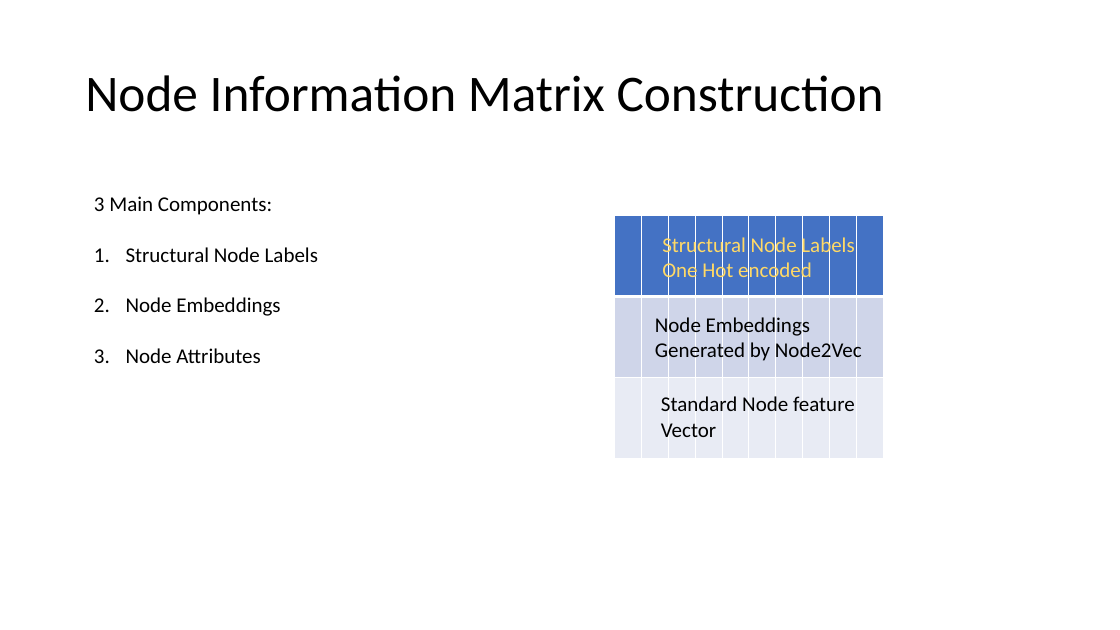
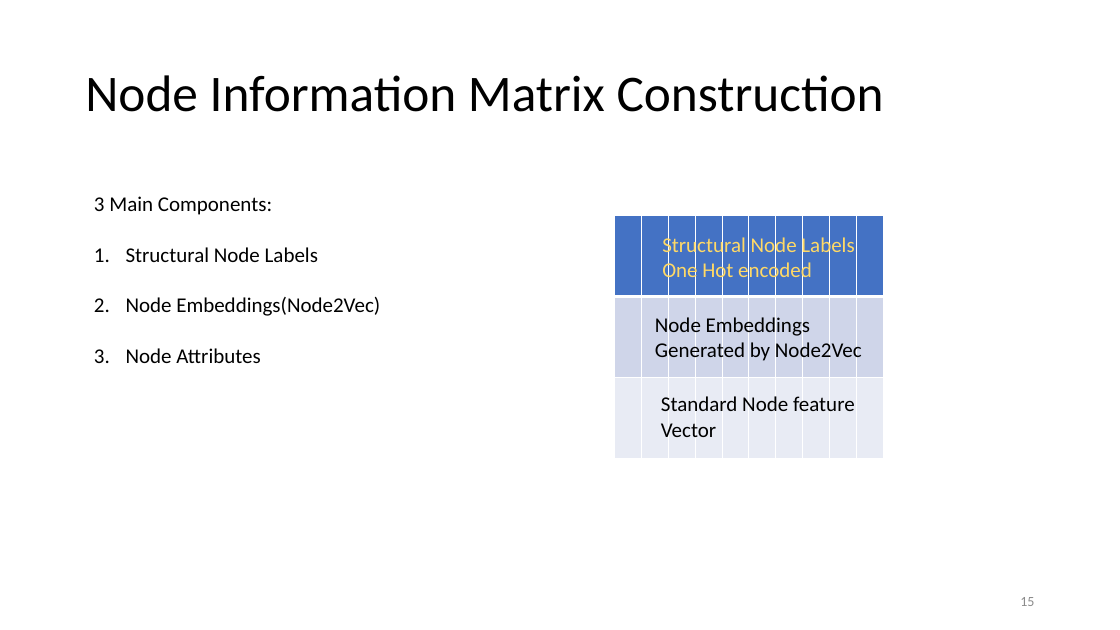
Before and after one commit to tongshu83/tongshu83.github.io, a slide deck: slide 15 of html/seminar/DhroovPandey_NeurIPS18_SEAL_slides.pptx (slide 13 before the commit). Drawn at 1120x630 pixels with LibreOffice and Linux fonts; fonts in the diff are those of the drawing. Boxes give left, top, right and bottom in pixels: in the first picture for what was removed or moved away, otherwise in the second. Text is boxed around its words. In the diff, an @@ line names an element or a change of style, - is before the commit and + after.

```diff
--- a/html/seminar/DhroovPandey_NeurIPS18_SEAL_slides.pptx
+++ b/html/seminar/DhroovPandey_NeurIPS18_SEAL_slides.pptx
@@ text at box(126, 297, 380, 316): text changed @@
-2. Node Embeddings
+2. Node Embeddings(Node2Vec)
@@ page number added at box(1020, 597, 1034, 606), 12 pt, text #8C8C8C @@
+15
```
Also in this commit, not shown: 14 other slides changed, 3 slides added, 19 other files.
